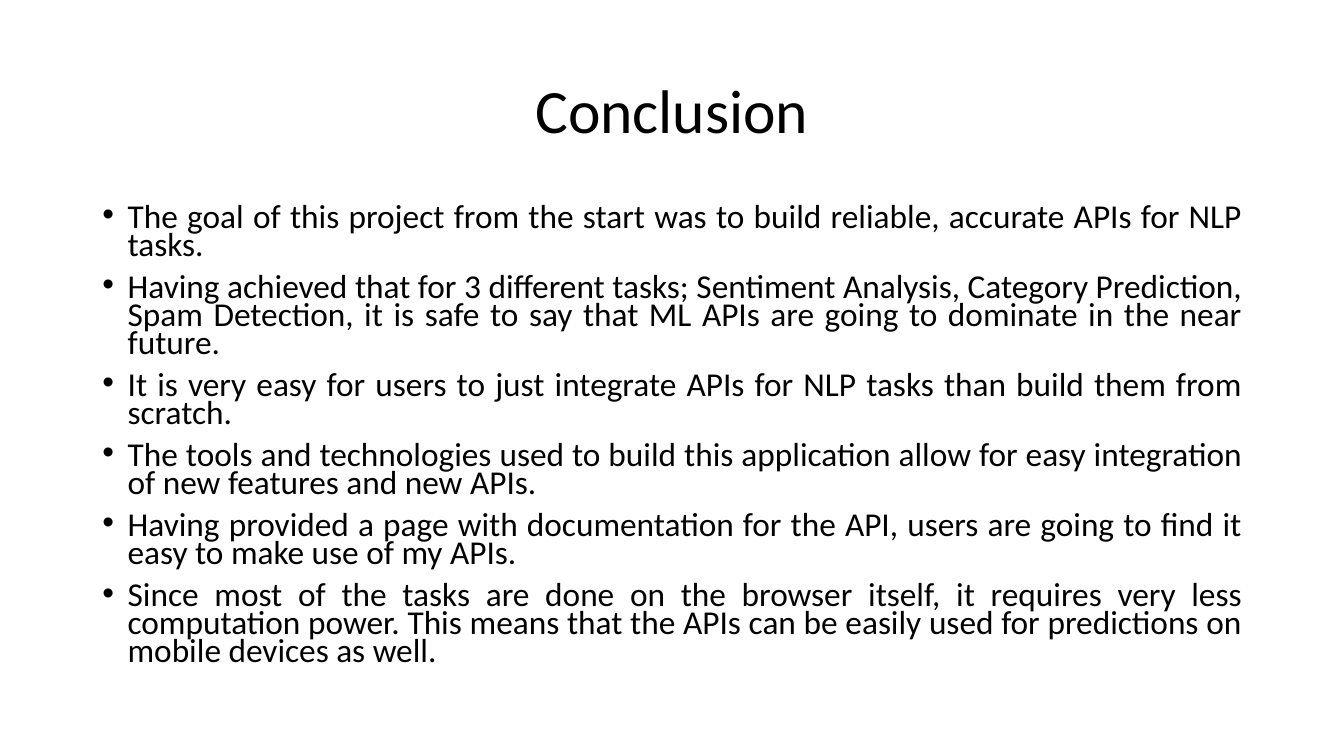
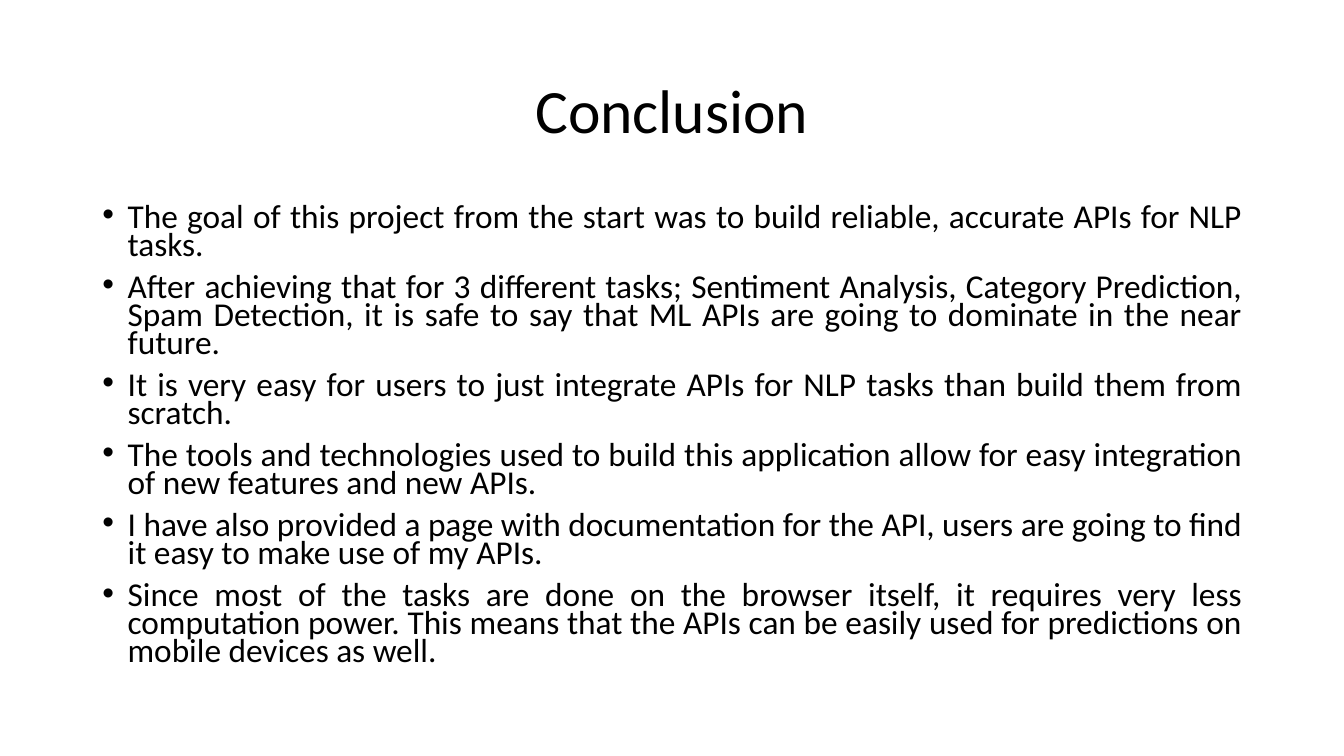
Before and after one commit to HarshaKy/text-classifier, a slide deck: slide 32 of docs/presentation/Presentation.pptx. Drawn at 1344x756 pixels with LibreOffice and Linux fonts; fonts in the diff are those of the drawing. Boxes give left, top, right and bottom in pixels: in the first picture for what was removed or moved away, otherwise in the second. Text is boxed around its words. In the diff, an @@ line names an element or a change of style, - is before the commit and + after.

```diff
--- a/docs/presentation/Presentation.pptx
+++ b/docs/presentation/Presentation.pptx
@@ text at [128,275,1242,355]: text changed @@
-• Having achieved that for 3 different tasks; Sentiment Analysis, Category Prediction, Spam Detection, it is safe to say that ML APIs are going to dominate in the near future.
+• After achieving that for 3 different tasks; Sentiment Analysis, Category Prediction, Spam Detection, it is safe to say that ML APIs are going to dominate in the near future.
@@ text at [128,513,1242,570]: text changed @@
-• Having provided a page with documentation for the API, users are going to find it easy to make use of my APIs.
+• I have also provided a page with documentation for the API, users are going to find it easy to make use of my APIs.
```
Also in this commit, not shown: 8 other slides changed, 3 other files.
